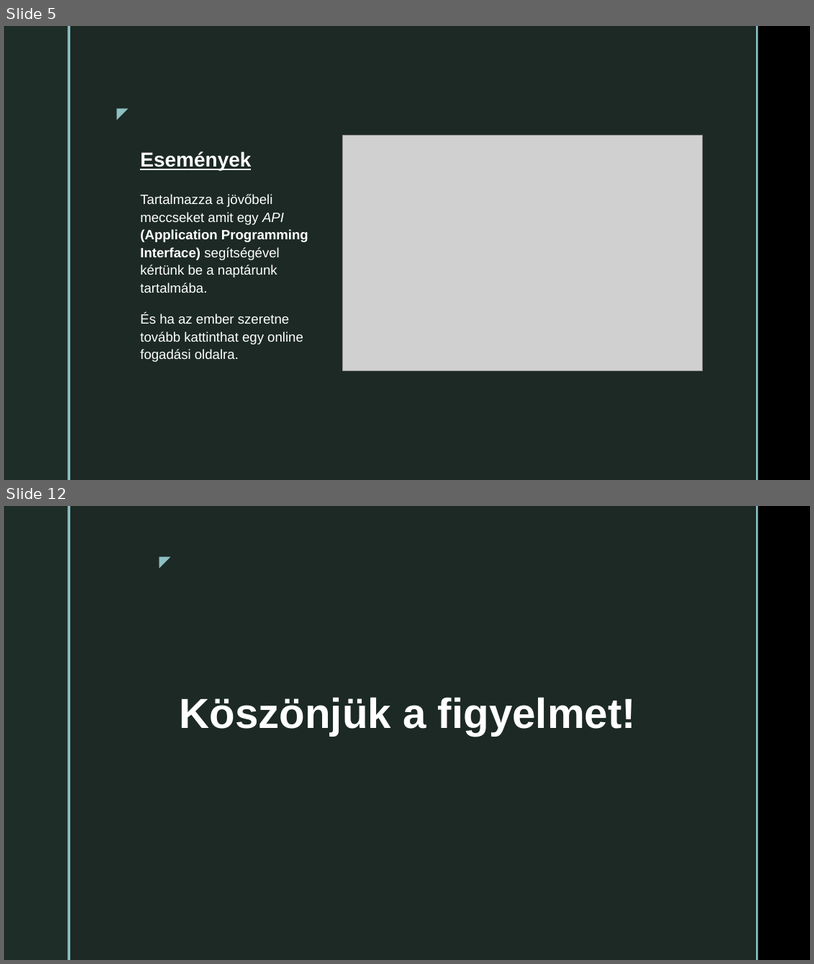
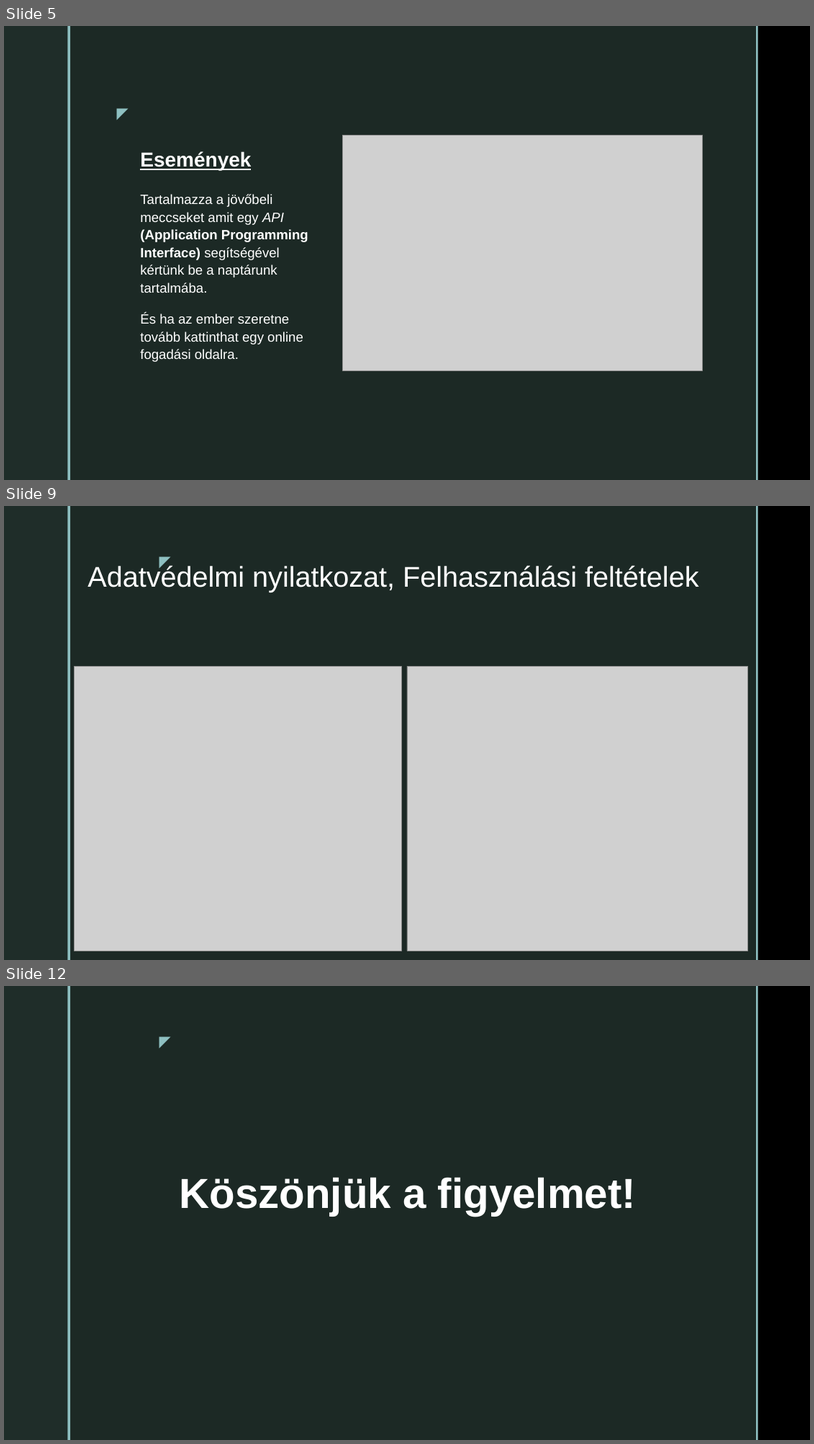
Before and after one commit to TaicsMrt/Vizsgafeladat, a slide deck: Vizsga.pptx. Shown one above the other, each under a label of ours: slides 5 and 12 before the commit, slides 5, 9 and 12 after it; the slides between them are not shown. The pictures are 814x964 and 814x1444 pixels, drawn with LibreOffice and Linux fonts; fonts in the diff are those of the drawing; grey boxes stand for pictures; background and template pictures are left out. Boxes give left, top, right and bottom in pixels: in the first picture for what was removed or moved away, otherwise in the second. Text is boxed around its words. In the diff, an @@ line names an element or a change of style, - is before the commit and + after.

```diff
--- a/Vizsga.pptx
+++ b/Vizsga.pptx
@@ slide 9 added at (x1=4, y1=506, x2=810, y2=960), background picture (left out); not listed: 5 template elements that a slide beside it also shows @@
@@ title added at (x1=88, y1=564, x2=699, y2=592), 34 pt, text #FFFFFF @@
+Adatvédelmi nyilatkozat, Felhasználási feltételek
@@ picture added at (x1=74, y1=667, x2=401, y2=951) @@
@@ picture added at (x1=407, y1=667, x2=748, y2=951) @@
```
Also in this commit, not shown: 1 slide changed, 4 other slides added, 5 slides removed.
